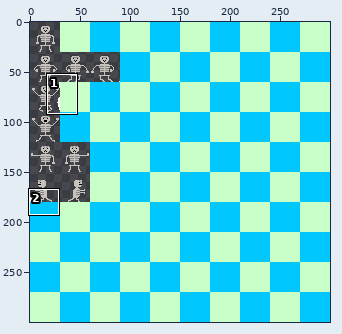
Two versions of one sprite sheet, assets/textures/characters/skeleton.png. The picture above shows the old version from afar; the outline marks the close-up.
Close-up. First the earlier version:
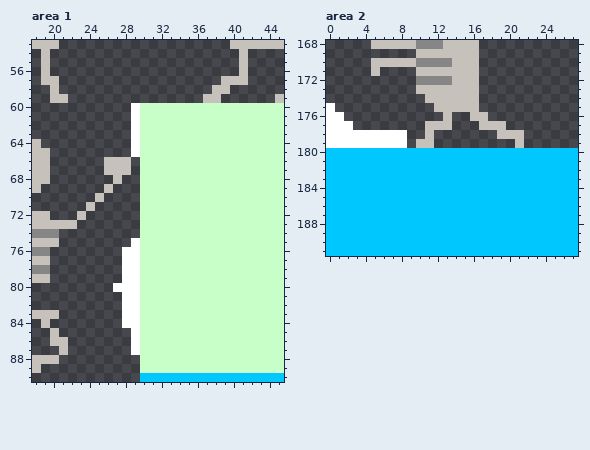
The file is 300x300 pixels. Shown: area 1: x 18..45, y 53..90; area 2: x 0..27, y 168..191. The commit also changed other parts of the picture, which this record leaves out.
Now the later version:
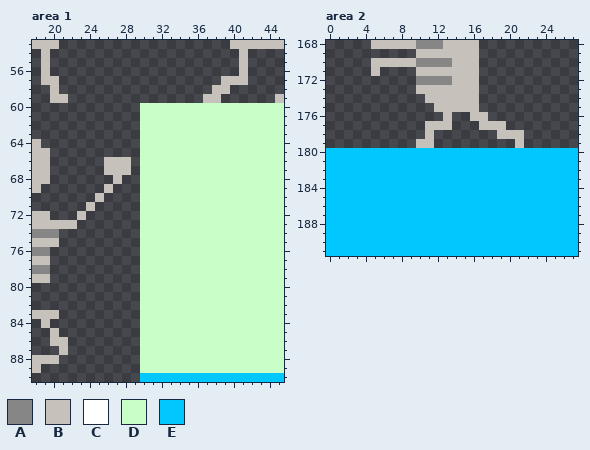
Palette (. is transparent): A #868686  B #c6c1bb  C #ffffff  D #c8ffc8  E #00c8ff
The exact change:
Area 1:
Colour C is gone in rows 60 to 65 at x 29; in row 75 at x 29; in rows 76 to 79 at x 28 to 29; in row 80 at x 27 to 29; in rows 81 to 84 at x 28 to 29; in rows 85 to 87 at x 29.
Area 2:
Colour C is gone in row 175 at x 0; in row 176 at x 0 to 1; in row 177 at x 0 to 2; in rows 178 to 179 at x 0 to 8.
